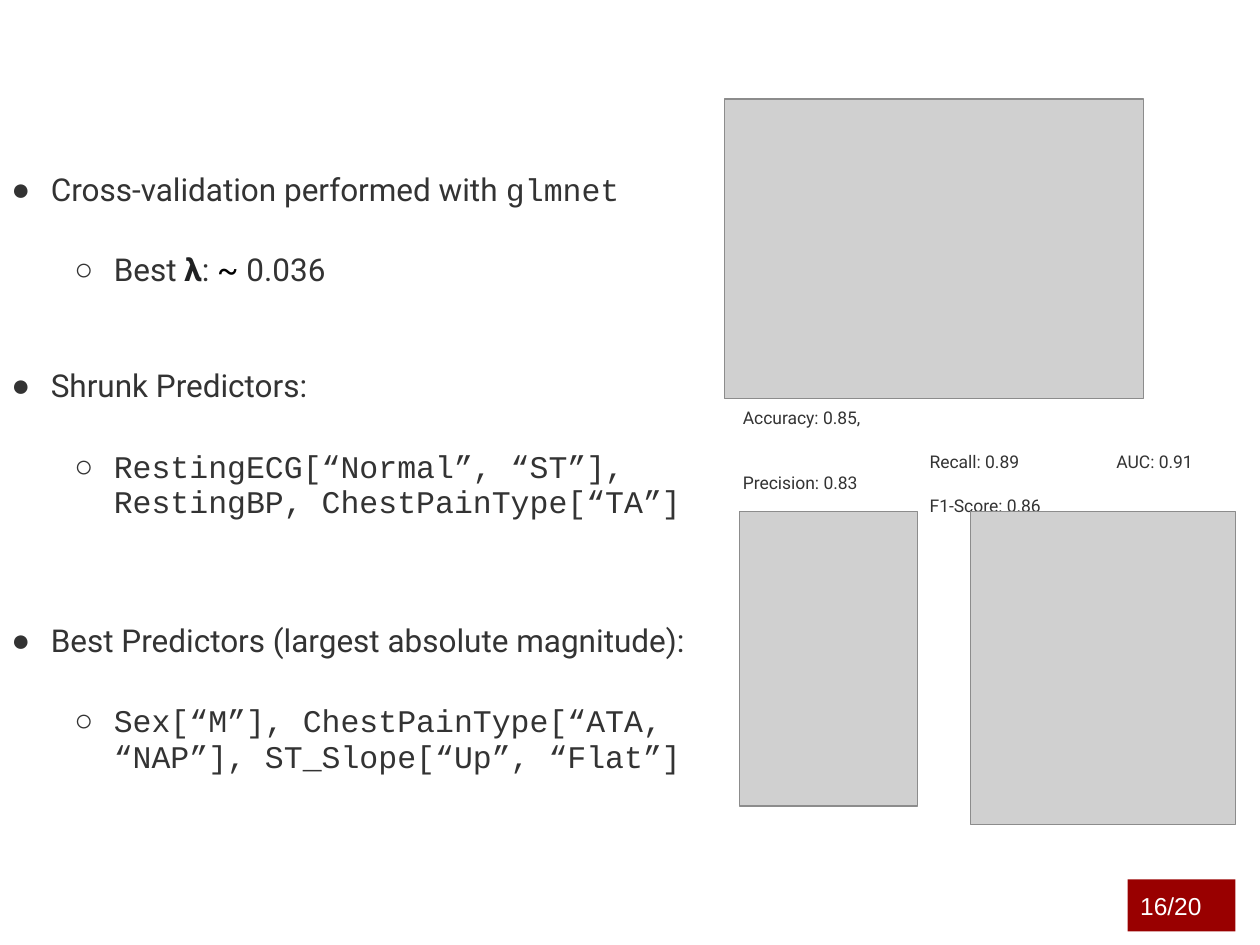
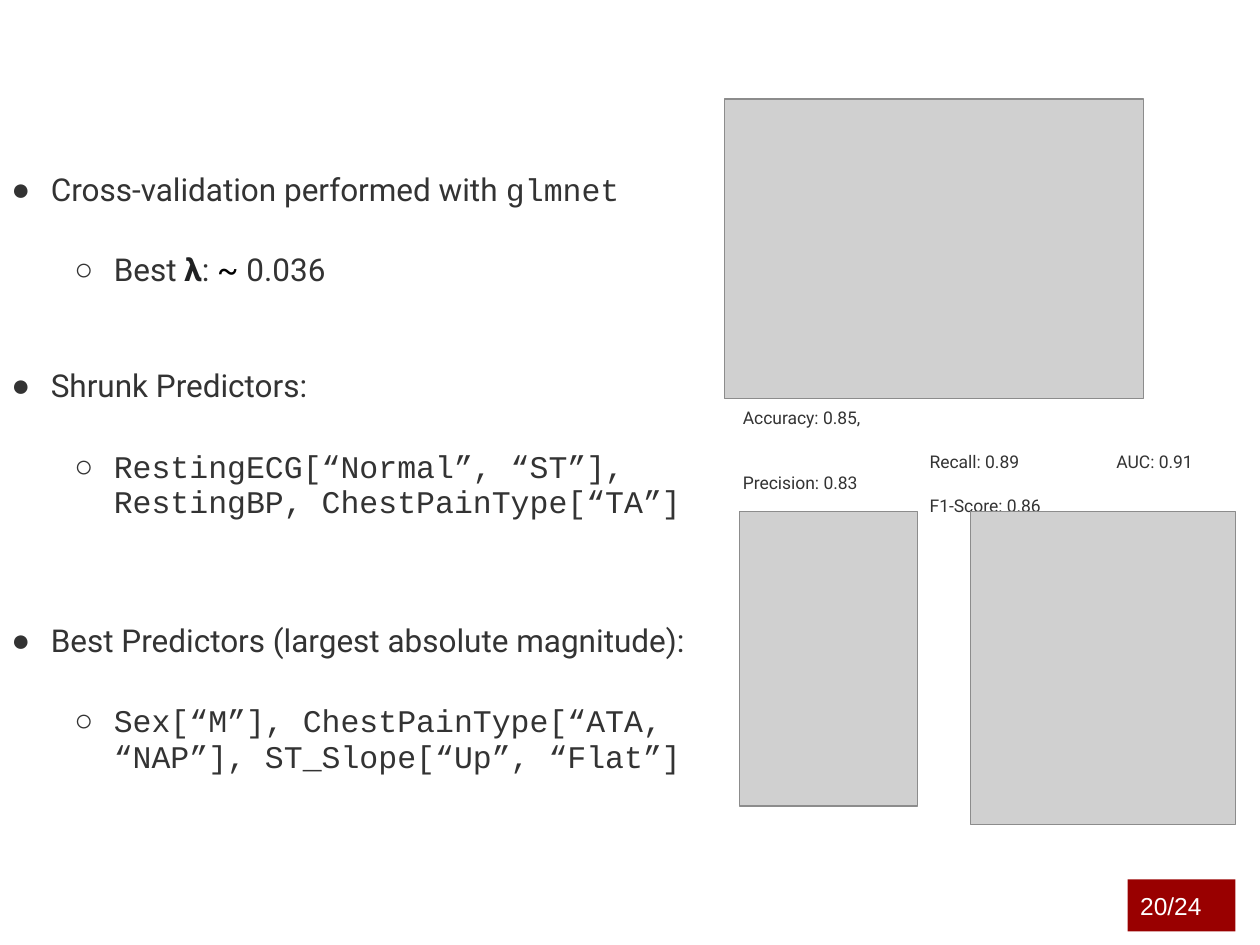
Before and after one commit to marcouderzo/CoronaryHeartDisease-Prediction, a slide deck: slide 21 of slides.pptx (slide 17 before the commit). Drawn at 1260x945 pixels with LibreOffice and Linux fonts; fonts in the diff are those of the drawing; grey boxes stand for pictures; background and template pictures are left out. Boxes give left, top, right and bottom in pixels: in the first picture for what was removed or moved away, otherwise in the second. Text is boxed around its words. In the diff, an @@ line names an element or a change of style, - is before the commit and + after.

```diff
--- a/slides.pptx
+++ b/slides.pptx
@@ text in rectangle at (1140, 897, 1201, 916): text changed @@
-16/20
+20/24
@@ page number at (1137, 911, 1176, 916): text changed @@
-17/10
+21/10
```
Also in this commit, not shown: 18 other slides changed, 5 slides added, 1 slide removed, 7 other files.
